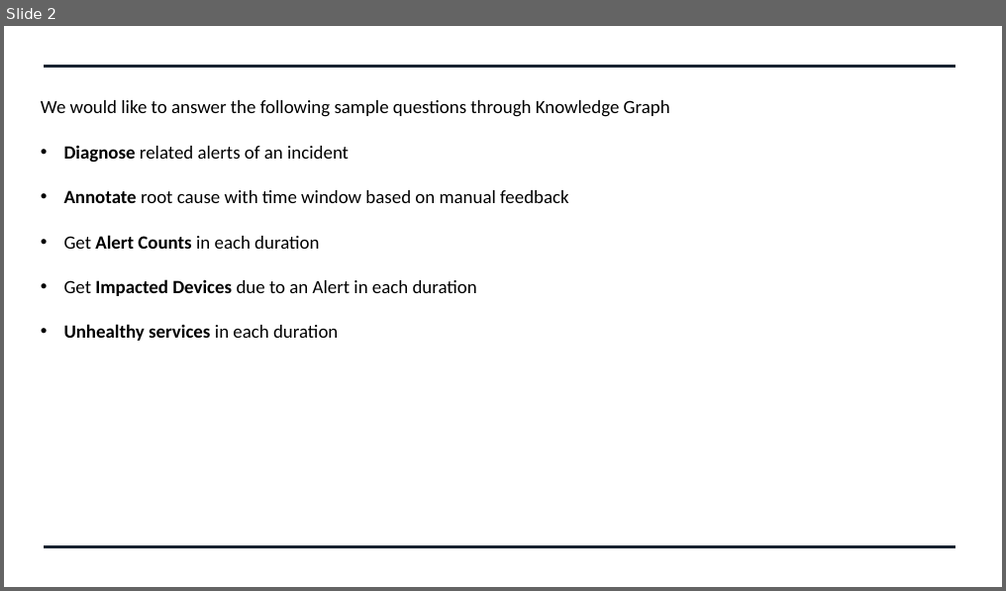
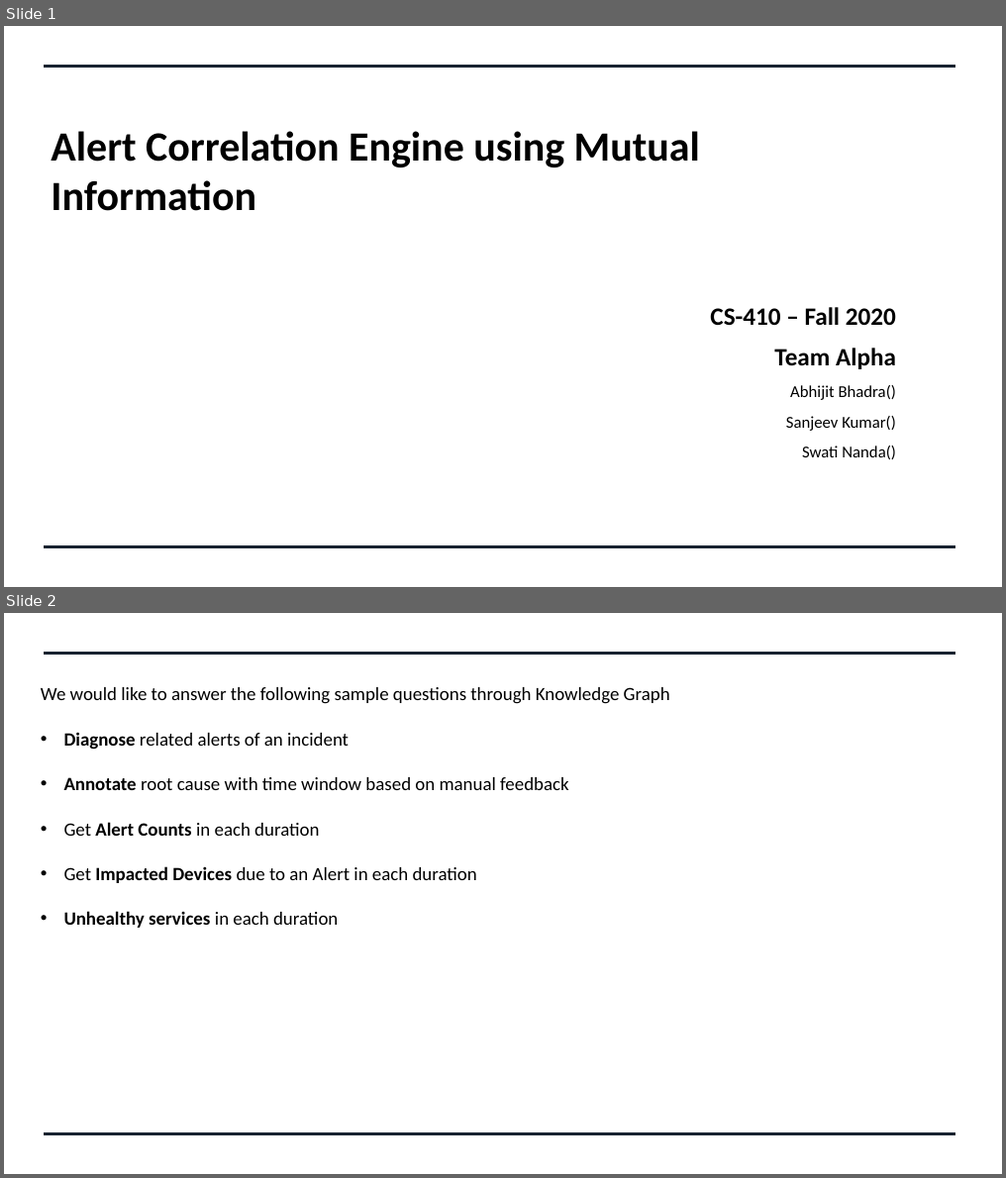
Before and after one commit to swatinanda/CS410-Fall2021-TeamAlpha, a slide deck: Team_Alpha_Presentation.pptx. Shown one above the other, each under a label of ours: slide 2 before the commit, slides 1 and 2 after it. The pictures are 1006x591 and 1006x1178 pixels, drawn with LibreOffice and Linux fonts; fonts in the diff are those of the drawing. Boxes give left, top, right and bottom in pixels: in the first picture for what was removed or moved away, otherwise in the second. Text is boxed around its words. In the diff, an @@ line names an element or a change of style, - is before the commit and + after.

```diff
--- a/Team_Alpha_Presentation.pptx
+++ b/Team_Alpha_Presentation.pptx
@@ slide 1 added at [4,26,1002,587], background #FFFFFF; not listed: 2 template elements that a slide beside it also shows @@
@@ title added at [51,131,700,211], 40 pt, text #000000, bold @@
+Alert Correlation Engine using Mutual Information
@@ text added at [710,307,896,460], 16 pt, text #000000 @@
+CS-410 – Fall 2020
+Team Alpha
+Abhijit Bhadra()
+Sanjeev Kumar()
+Swati Nanda()
```
Also in this commit, not shown: 1 slide changed, 6 other slides added, 2 slides removed.
